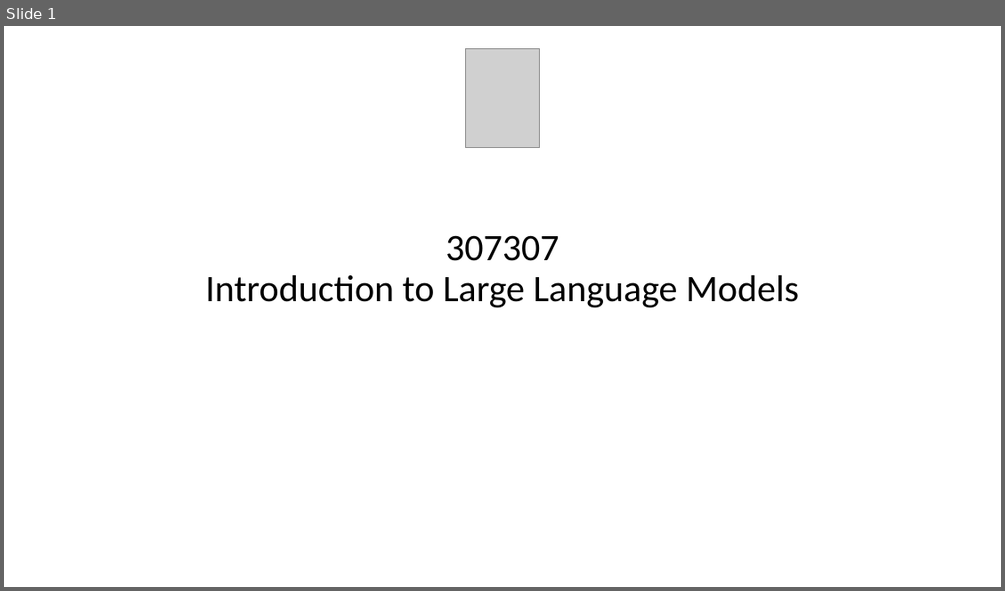
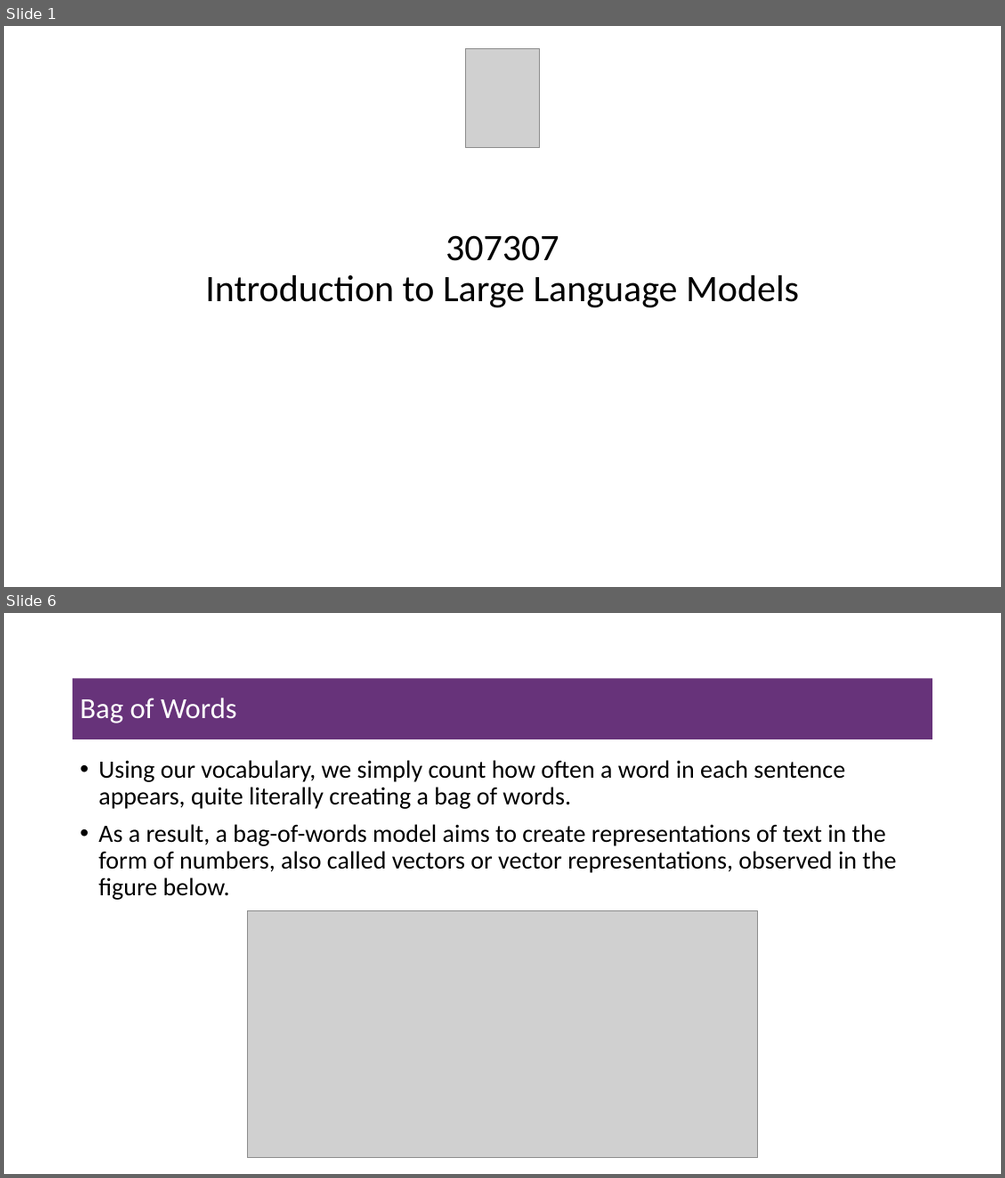
Before and after one commit to msfasha/307307-BI-Methods-LLMs, a slide deck: part-1/Introduction.pptx. Shown one above the other, each under a label of ours: slide 1 before the commit, slides 1 and 6 after it; the slides between them are not shown. The pictures are 1005x591 and 1005x1178 pixels, drawn with LibreOffice and Linux fonts; fonts in the diff are those of the drawing; grey boxes stand for pictures; background and template pictures are left out. Boxes give left, top, right and bottom in pixels: in the first picture for what was removed or moved away, otherwise in the second. Text is boxed around its words. In the diff, an @@ line names an element or a change of style, - is before the commit and + after.

Commit message:
add word embedding notebook

```diff
--- a/part-1/Introduction.pptx
+++ b/part-1/Introduction.pptx
@@ slide 6 added at [4,613,1001,1174], background #FFFFFF @@
@@ title added at [73,678,933,739], fill #67337A, 28 pt, text #FFFFFF @@
+Bag of Words
@@ text added at [98,760,896,900], 24 pt, text #000000 @@
+• Using our vocabulary, we simply count how often a word in each sentence appears, quite literally creating a bag of words.
+• As a result, a bag-of-words model aims to create representations of text in the form of numbers, also called vectors or vector representations, observed in the figure below.
@@ picture added at [247,910,758,1158] @@
```
Also in this commit, not shown: 4 other slides added, 3 slides removed, 7 other files.
